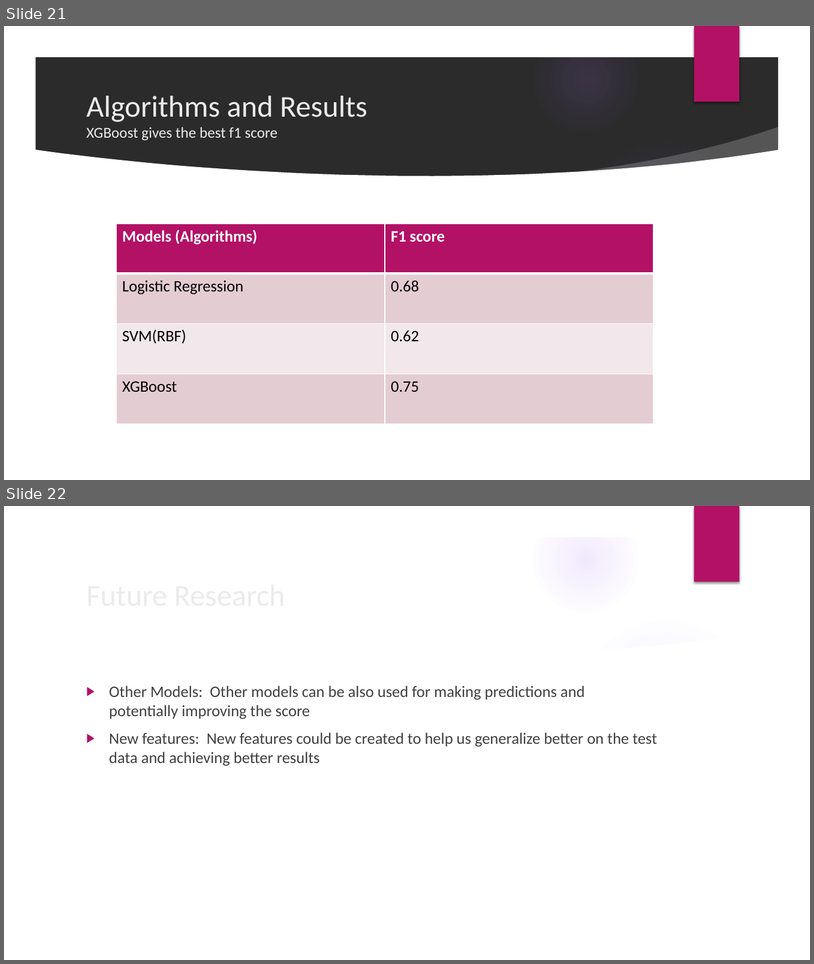
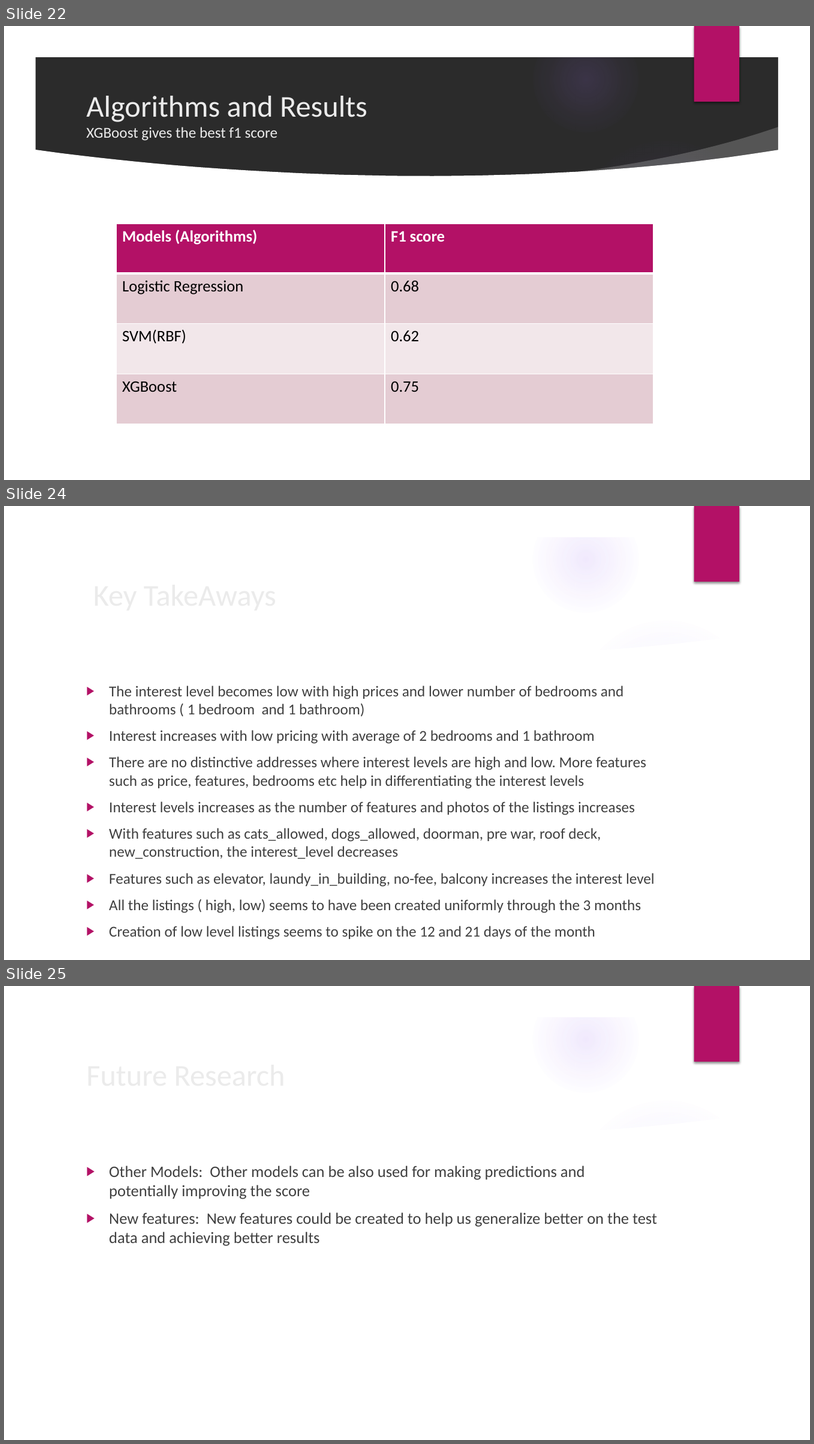
Before and after one commit to SidhantAB/Springboard-data-science-intensive-Capstone-project, a slide deck: Capstone Project Presentation.pptx. Shown one above the other, each under a label of ours: slides 21 and 22 before the commit, slides 22, 24 and 25 after it; the slides between them are not shown. The pictures are 814x964 and 814x1444 pixels, drawn with LibreOffice and Linux fonts; fonts in the diff are those of the drawing; background and template pictures are left out; a plain dark background stands for a picture behind light text. Boxes give left, top, right and bottom in pixels: in the first picture for what was removed or moved away, otherwise in the second. Text is boxed around its words. In the diff, an @@ line names an element or a change of style, - is before the commit and + after.

```diff
--- a/Capstone Project Presentation.pptx
+++ b/Capstone Project Presentation.pptx
@@ slide 24 added at <box>4,506,810,960</box>, background picture (left out); not listed: 9 template elements that a slide beside it also shows @@
@@ title added at <box>80,570,660,617</box>, 36 pt, text #EBEBEB @@
+Key TakeAways
@@ text added at <box>109,685,655,939</box>, 18 pt, text #404040 @@
+▶ The interest level becomes low with high prices and lower number of bedrooms and bathrooms ( 1 bedroom and 1 bathroom)
+▶ Interest increases with low pricing with average of 2 bedrooms and 1 bathroom
+▶ There are no distinctive addresses where interest levels are high and low. More features such as price, features, bedrooms etc help in differentiating the interest levels
+▶ Interest levels increases as the number of features and photos of the listings increases
+▶ With features such as cats_allowed, dogs_allowed, doorman, pre war, roof deck, new_construction, the interest_level decreases
+▶ Features such as elevator, laundy_in_building, no-fee, balcony increases the interest level
+▶ All the listings ( high, low) seems to have been created uniformly through the 3 months
+▶ Creation of low level listings seems to spike on the 12 and 21 days of the month
@@ what was slide 21 is now slide 22 @@
@@ what was slide 22 is now slide 25 @@
```
Also in this commit, not shown: 2 slides changed, 2 other slides added.
